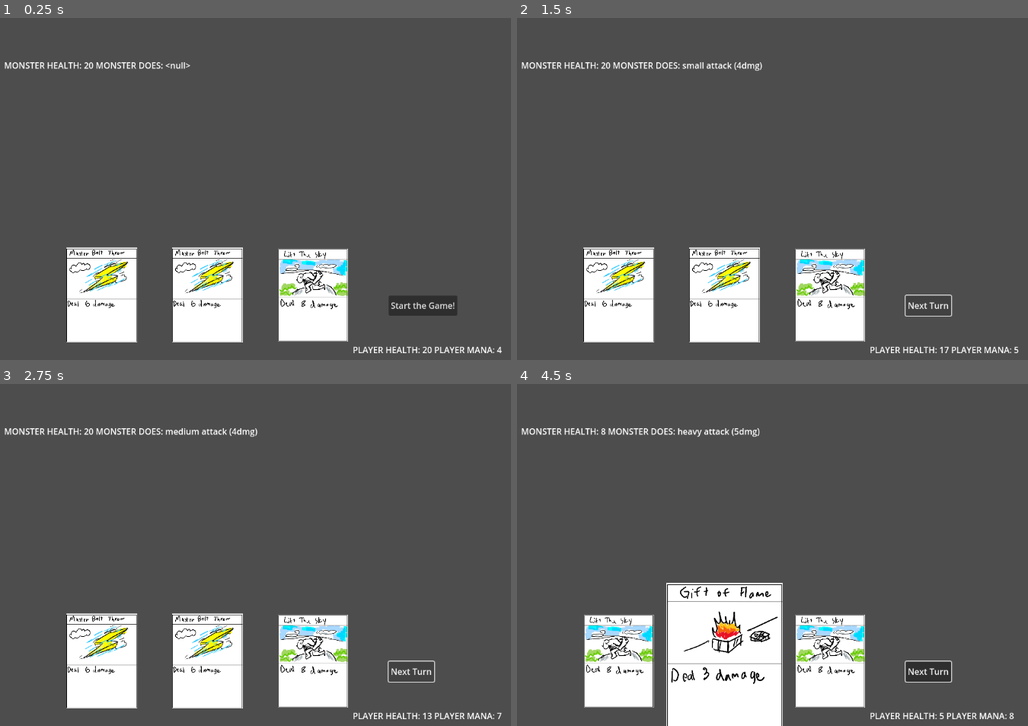
Above: before the commit, frames 1-4 (two rows, left to right).
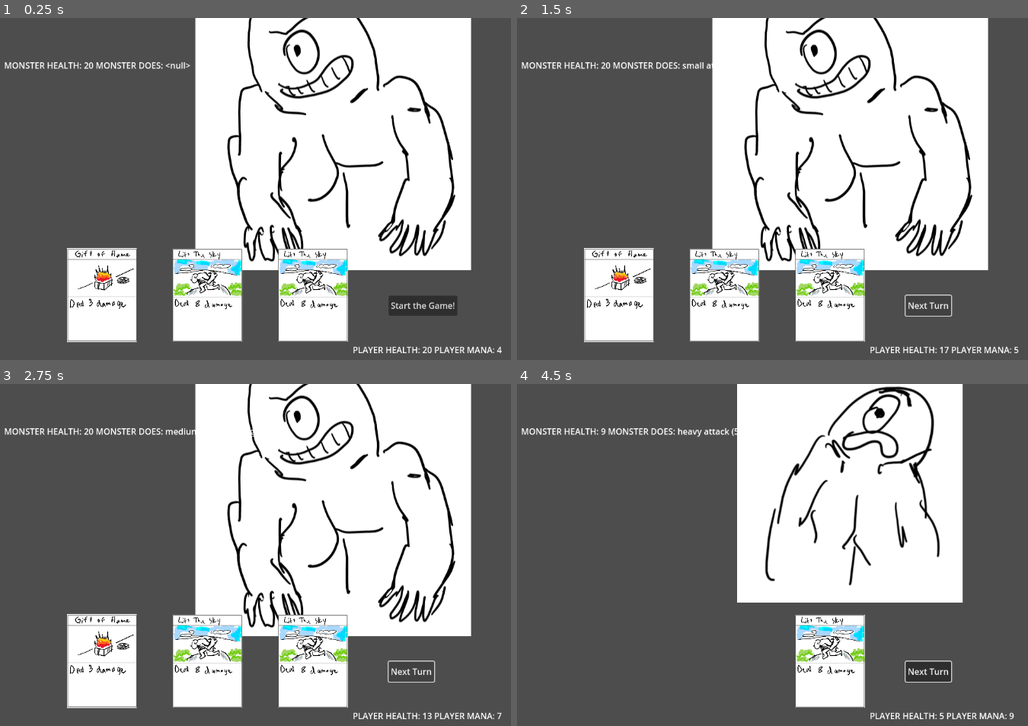
Above: after the commit, the same moments.

Repository: Ducko132/Chariot
Game: Godot game, scene res://game_board.tscn
Two runs of this game, one before a commit and one after it. Both use one fixed random seed, a clock stepped at 60 frames per second and the inputs below.
Inputs (mouse positions are in pixels of both pictures, inside the frame that each line leads up to):
- Up to frame 1 (0.25 s): no input
- Up to frame 2 (1.5 s): click "Start the Game!" at 0.5 s; click "Next Turn" at 1.25 s
- Up to frame 3 (2.75 s): click "Next Turn" at 2 s
- Up to frame 4 (4.5 s): click "Next Turn" at 2.75 s; move the mouse to (629, 671) at 3.52 s; click (629, 671) at 3.67 s; tap Enter at 4.25 s; move the mouse to (736, 671) at 4.27 s; click (736, 671) at 4.42 s

The runs differ from the first frame. In frame 1, 41% of the frame differs, in the area x 12-93%, y 0-95%; in frame 2, 41%; in frame 3, 41%; in frame 4, 40%.
Error after the commit: Trying to get a return value of a method that returns "void" (res://monster.gd:21)

Commit message:
Add of Art and Attempt at animation
added cyclops art, code, and stuff. tried to make damage animation work.

Diff:
--- a/Monster.gd
+++ b/Monster.gd
@@ -1 +1,31 @@
 extends Node2D
+
+enum Monsters{Cyclops, Minotaur, Hydra, Ares, Hermes}
+var timer
+#signal animationFinished
+
+#const Art = {
+#	"Cyclops": "res://Art/MonsterArt/Cyclops/CyclopsIdle1.png",
+#}
+func _ready():
+	StateMachine.monsterhplost.connect(hplost)
+	$AnimatedSprite2D.play("cyclops_idle")
+
+func _process(delta):
+	#if StateMachine.monsterhp
+	pass
+
+func hplost():
+	$AnimatedSprite2D.play("cyclops_damage")
+	print("animationplayed")
+	await(OS.delay_usec(int(2*1000000)))
+	reganimation()
+
+func reganimation():
+	$AnimatedSprite2D.play("cyclops_idle")
+
+func _on_animated_sprite_2d_animation_changed():
+	#$AnimatedSprite2D.play("cyclops_damage")
+	print("animation changed")
+	#$AnimatedSprite2D.play("cyclops_idle")
+	pass # Replace with function body.
--- a/card.gd
+++ b/card.gd
@@ -1,6 +1,6 @@
 extends Node2D
 
-enum Cards {Bolt, GiftofFlame, LiftTheSky, TridentThrow, UndeadMarch}
+enum Cards {Sunburn, Sunscreen, PrismaticRay, Bolt, GiftofFlame, LiftTheSky, TridentThrow, UndeadMarch}
 enum MonsterCards {Bolt, GiftofFlame, LiftTheSky, TridentThrow, UndeadMarch}
 
 enum Resources {Money}
--- a/game_board.tscn
+++ b/game_board.tscn
@@ -1,3 +1,9 @@
-[gd_scene format=3 uid="uid://djmpgqcf2s14l"]
+[gd_scene load_steps=2 format=3 uid="uid://djmpgqcf2s14l"]
+
+[ext_resource type="PackedScene" uid="uid://bex3objwi5rvi" path="res://monster.tscn" id="1_7083e"]
 
 [node name="GameBoard" type="Node2D"]
+
+[node name="monster" parent="." instance=ExtResource("1_7083e")]
+
+[node name="Sprite2D" type="Sprite2D" parent="."]
--- /dev/null
+++ b/monster.tscn
@@ -0,0 +1,42 @@
+[gd_scene load_steps=6 format=3 uid="uid://bex3objwi5rvi"]
+
+[ext_resource type="Script" path="res://monster.gd" id="1_hy4g3"]
+[ext_resource type="Texture2D" uid="uid://dp8xkbaee72po" path="res://Art/MonsterArt/Cyclops/CyclopsTakeDamage.PNG" id="2_oxiia"]
+[ext_resource type="Texture2D" uid="uid://cegg7mtki7h5i" path="res://Art/MonsterArt/Cyclops/CyclopsIdle1.PNG" id="2_uf4qw"]
+[ext_resource type="Texture2D" uid="uid://dakcetuigy5gs" path="res://Art/MonsterArt/Cyclops/CyclopsIdle2.PNG" id="3_d283i"]
+
+[sub_resource type="SpriteFrames" id="SpriteFrames_frh0e"]
+animations = [{
+"frames": [{
+"duration": 2.0,
+"texture": ExtResource("2_oxiia")
+}],
+"loop": true,
+"name": &"cyclops_damage",
+"speed": 1.0
+}, {
+"frames": [{
+"duration": 1.0,
+"texture": ExtResource("2_uf4qw")
+}, {
+"duration": 1.0,
+"texture": ExtResource("3_d283i")
+}],
+"loop": true,
+"name": &"cyclops_idle",
+"speed": 5.0
+}]
+
+[node name="monster" type="Node2D"]
+script = ExtResource("1_hy4g3")
+
+[node name="Timer" type="Timer" parent="."]
+wait_time = 2.0
+
+[node name="AnimatedSprite2D" type="AnimatedSprite2D" parent="."]
+position = Vector2(788, 206)
+sprite_frames = SubResource("SpriteFrames_frh0e")
+animation = &"cyclops_damage"
+
+[connection signal="animation_changed" from="AnimatedSprite2D" to="." method="_on_animated_sprite_2d_animation_changed"]
+[connection signal="animation_finished" from="AnimatedSprite2D" to="." method="_on_animated_sprite_2d_animation_finished"]
--- a/state_machine.gd
+++ b/state_machine.gd
@@ -6,6 +6,7 @@
 var Cost = Cards.Cost
 var Power = Cards.Power
 var Art = Cards.Art
+signal monsterhplost
 
 #var MonsterCardsEnum = Cards.MonsterCards
 #var MonsterPower = Cards.MonsterPower
@@ -81,6 +82,8 @@
 		var idx = hand.find(card)
 		print("gklahglkdjafklsajf", card.position)
 		monsterhp -= Power[card.get_card_type(card)]
+		if Power[card.get_card_type(card)] > 0:
+			monsterhplost.emit()
 		playpos = card.position
 		spawn_card()
 
@@ -181,7 +184,7 @@
 			elif rand == 2:
 				monsterhp += 5
 				playerhp -= 4
-				curmonstermove = "monster uses it's vampiric fang (5dmg, +4hp)"
+				curmonstermove = "monster uses it's vampiric bite (5dmg, +4hp)"
 			elif rand == 3:
 				playerhp -= 10
 				curmonstermove = "it's final gambit. (10dmg)"
Binary file added: Art/MonsterArt/Cyclops/CyclopsAttack.PNG
Not shown, added: Art/MonsterArt/Cyclops/CyclopsAttack.PNG.import
Binary file added: Art/MonsterArt/Cyclops/CyclopsDead.PNG
Not shown, added: Art/MonsterArt/Cyclops/CyclopsDead.PNG.import
Binary file added: Art/MonsterArt/Cyclops/CyclopsIdle1.PNG
Not shown, added: Art/MonsterArt/Cyclops/CyclopsIdle1.PNG.import
Binary file added: Art/MonsterArt/Cyclops/CyclopsIdle2.PNG
Not shown, added: Art/MonsterArt/Cyclops/CyclopsIdle2.PNG.import
Binary file added: Art/MonsterArt/Cyclops/CyclopsTakeDamage.PNG
Not shown, added: Art/MonsterArt/Cyclops/CyclopsTakeDamage.PNG.import
Binary file added: CyclopsAttack.PNG
Not shown, added: CyclopsAttack.PNG.import
(and 4 more such lines)
